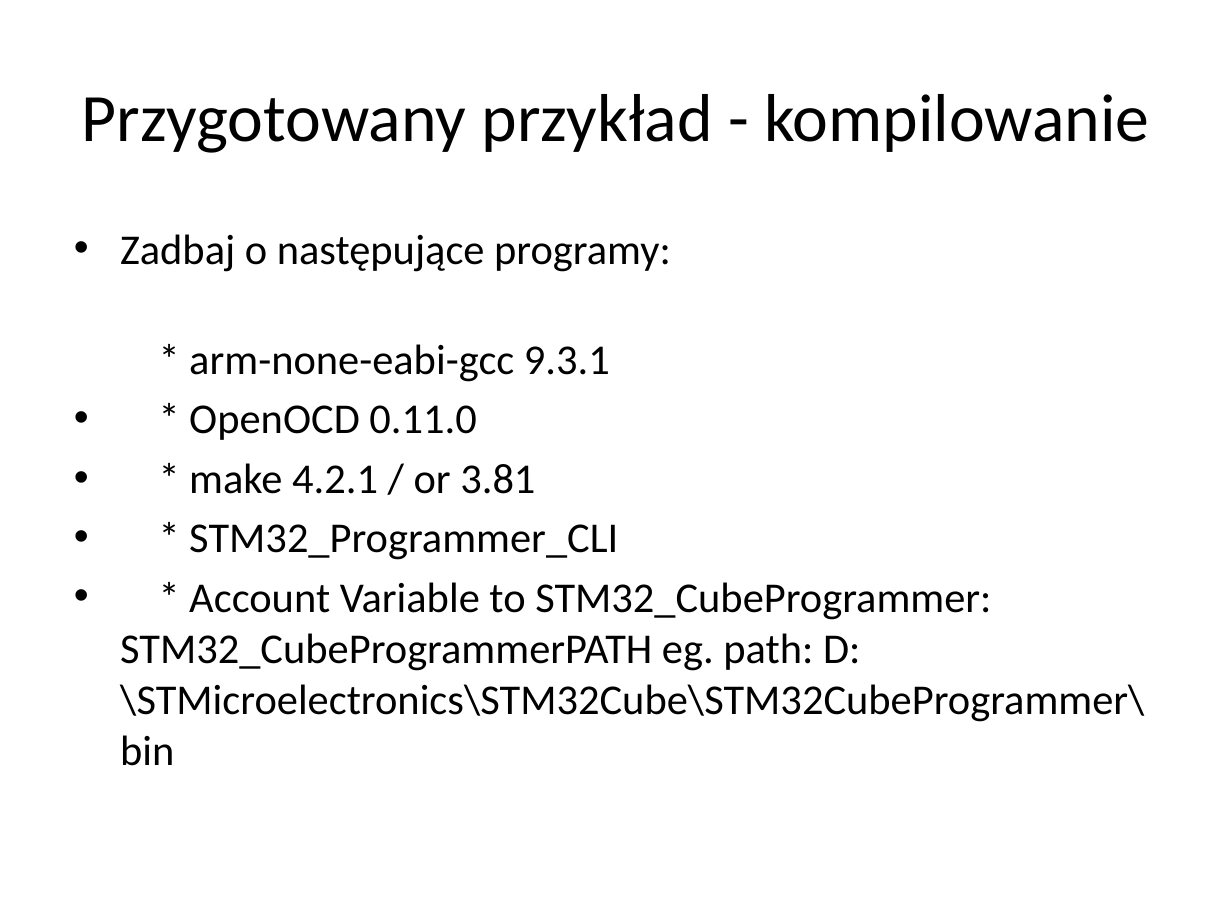
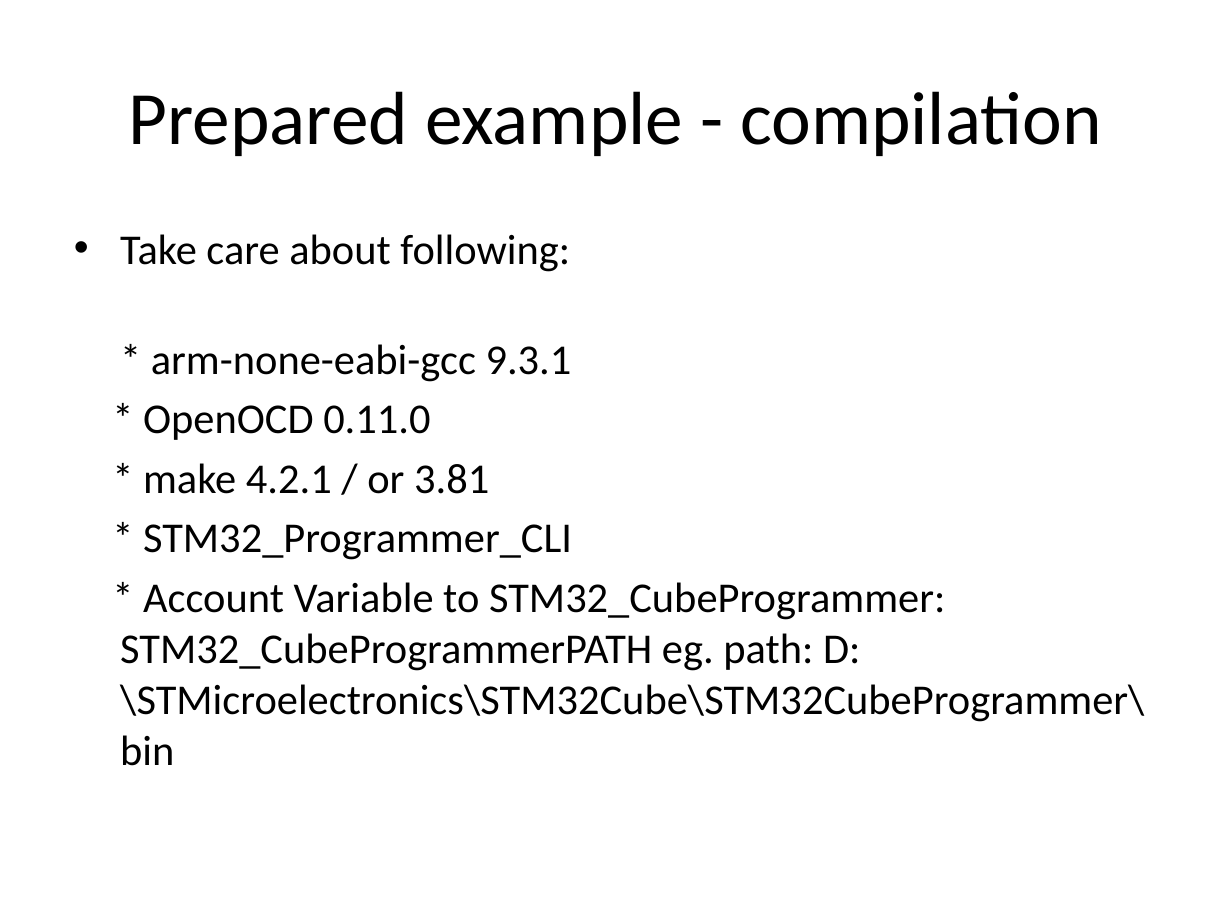
Before and after one commit to trteodor/stm32h747_disco_lvgl_bare_metal, a slide deck: slide 12 of Presenation.pptx (slide 13 before the commit). Drawn at 1232x924 pixels with LibreOffice and Linux fonts; fonts in the diff are those of the drawing. Boxes give left, top, right and bottom in pixels: in the first picture for what was removed or moved away, otherwise in the second. Text is boxed around its words. In the diff, an @@ line names an element or a change of style, - is before the commit and + after.

```diff
--- a/Presenation.pptx
+++ b/Presenation.pptx
@@ title at [129, 91, 1101, 156]: text changed; size 39.6 to 44 pt @@
-Przygotowany przykład - kompilowanie
+Prepared example - compilation
@@ text at [120, 234, 570, 272]: text changed @@
-• Zadbaj o następujące programy:
+• Take care about following:
@@ text at [120, 405, 1144, 766]: bullet • to none @@
```
Also in this commit, not shown: 8 other slides changed, 6 slides added, 6 slides removed, 5 other files.
